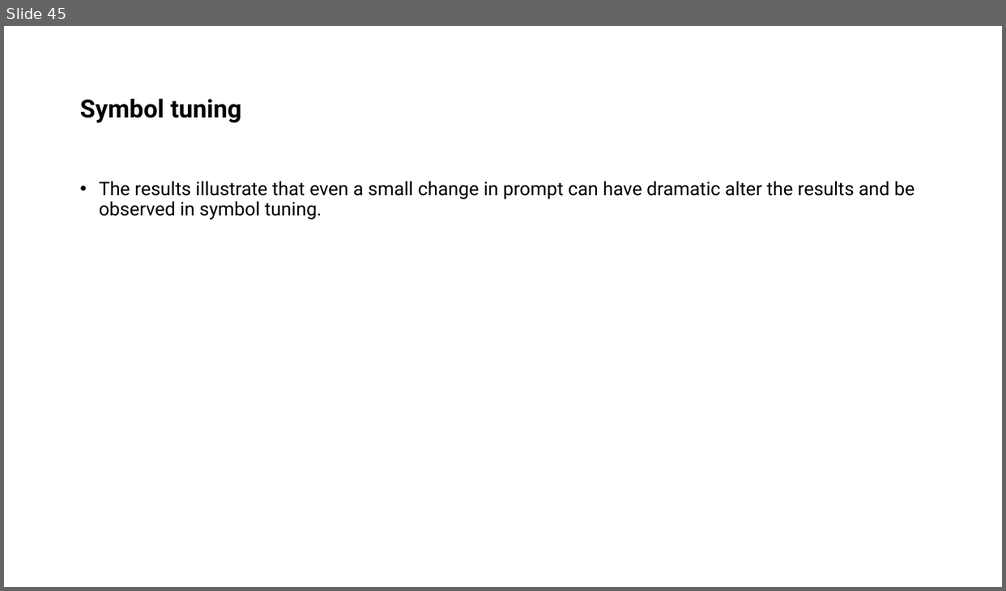
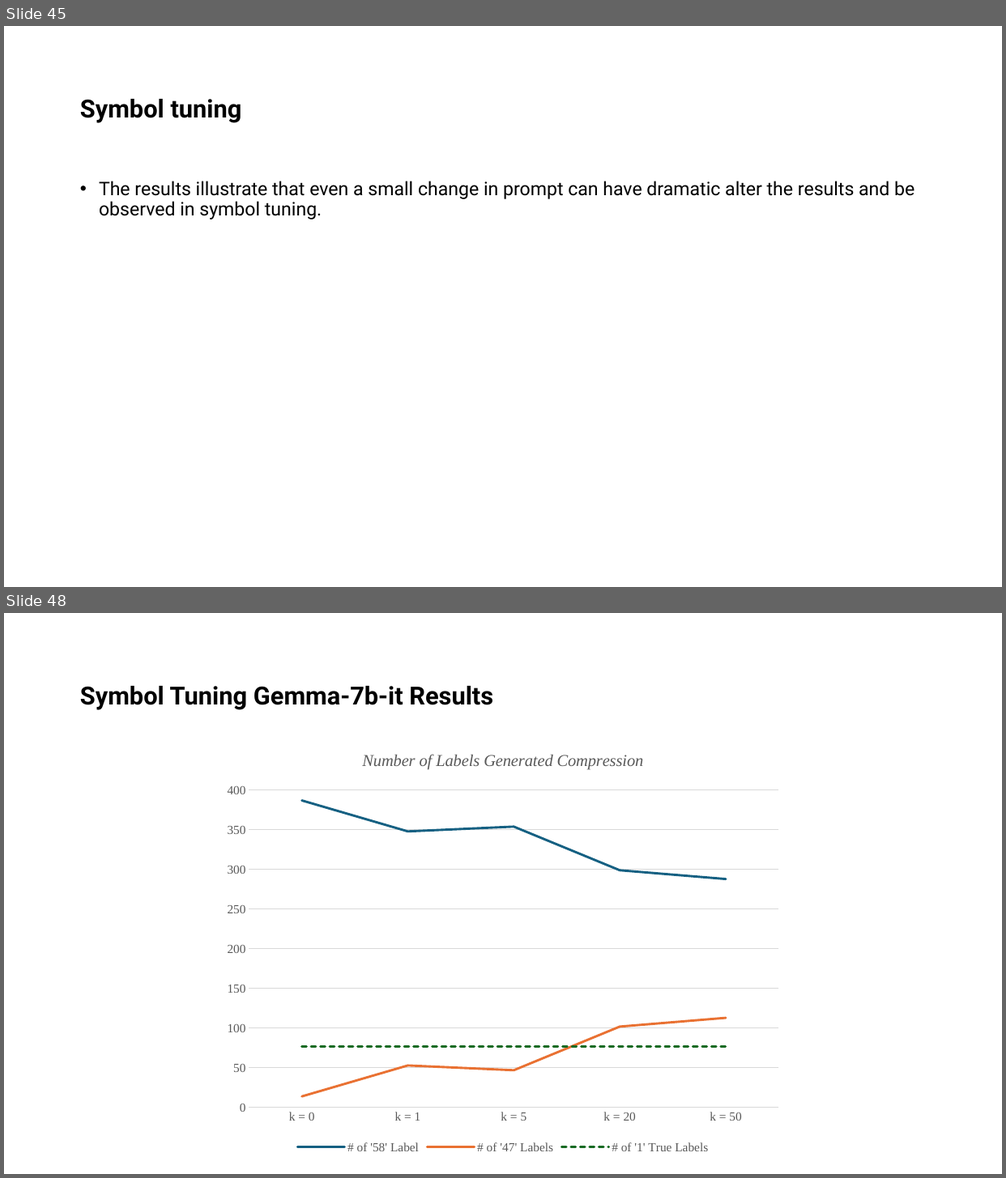
Before and after one commit to ShayanSalehi81/BachelorProject, a slide deck: Slides/Symbol Tuning.pptx. Shown one above the other, each under a label of ours: slide 45 before the commit, slides 45 and 48 after it; the slides between them are not shown. The pictures are 1006x591 and 1006x1178 pixels, drawn with LibreOffice and Linux fonts; fonts in the diff are those of the drawing. Boxes give left, top, right and bottom in pixels: in the first picture for what was removed or moved away, otherwise in the second. Text is boxed around its words. In the diff, an @@ line names an element or a change of style, - is before the commit and + after.

```diff
--- a/Slides/Symbol Tuning.pptx
+++ b/Slides/Symbol Tuning.pptx
@@ slide 48 added at [4,613,1002,1174], background #FFFFFF @@
@@ title added at [80,686,493,710], 24 pt, text #000000, bold @@
+Symbol Tuning Gemma-7b-it Results
@@ line chart added at [216,735,791,1157] @@
+title "Number of Labels Generated Compression "
+categories: k = 0, k = 1, k = 5, k = 20, k = 50
+# of '58' Label: 390, 350, 350, 300, 290
+# of '47' Labels: 10, 50, 50, 100, 110
+# of '1' True Labels: 80, 80, 80, 80, 80
```
Also in this commit, not shown: 1 slide changed, 14 other slides added, 1 other file.
